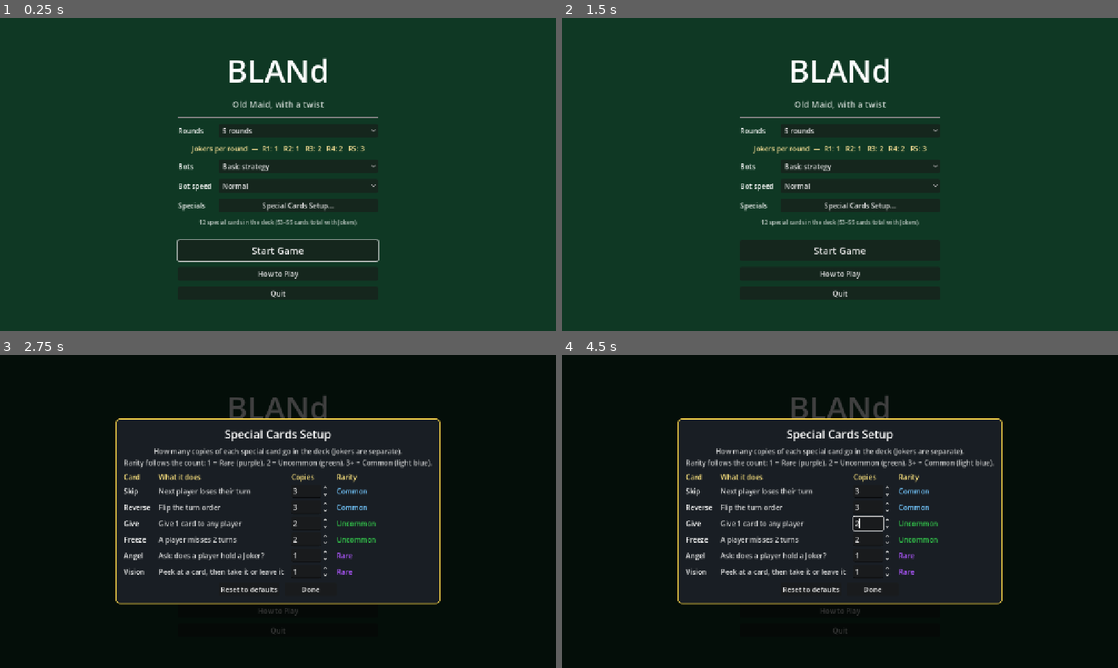
Above: before the commit, frames 1-4 (two rows, left to right).
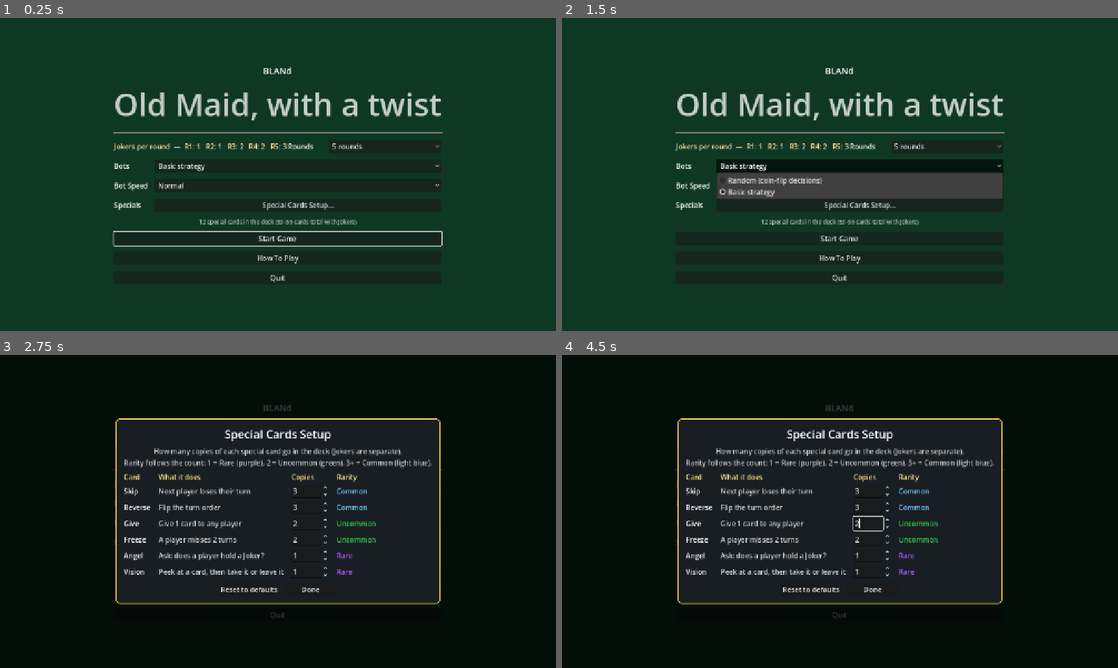
Above: after the commit, the same moments.

Repository: louibasmu/BLANd-
Game: Godot game, scene res://BaseGame/2. MainMenu/main_menu.tscn
Same seed, same stepped clock (60 frames per second), same inputs: the game is played once before the commit and once after it.
Inputs (mouse positions are in pixels of both pictures, inside the frame that each line leads up to):
- Up to frame 1 (0.25 s): no input
- Up to frame 2 (1.5 s): click "5 rounds" at 0.5 s; click "Basic strategy" at 1.25 s
- Up to frame 3 (2.75 s): click "Special Cards Setup..." at 2 s
- Up to frame 4 (4.5 s): click (840, 611) at 2.75 s, where only the run before the commit has a clickable "How to Play"; click (840, 596) at 3.5 s, where only the run after the commit has a clickable "How To Play"; click "Normal" at 4.25 s

The runs differ from the first frame. In frame 1, 5.9% of the frame differs, in the area x 20-80%, y 12-90%; in frame 2, 10%; in frame 3, 0.6%; in frame 4, 0.6%.

Commit message:
Code to nodes
I was able to not pseudo code but implement the scene nodes and comment out the code that was doing this manually. it takes a longer time but allows for better understanding of the code.

Diff:
--- a/game-dev-seminar/BaseGame/2. MainMenu/main_menu.gd
+++ b/game-dev-seminar/BaseGame/2. MainMenu/main_menu.gd
@@ -9,15 +9,18 @@
 const TABLE_SCENE := "res://BaseGame/5. CardTable/game_table.tscn"
 
 # Controls that later functions need to read or update, so they are kept as member variables.
-var _rounds_option: OptionButton
-var _style_option: OptionButton
-var _speed_option: OptionButton
-var _schedule_label: Label
+# Nodes built in the editor (looked up by their path in the scene tree).
+@onready var _rounds_option: OptionButton = %RoundsOption
+@onready var _style_option: OptionButton = %StyleOption
+@onready var _speed_option: OptionButton = %SpeedOption
+@onready var _schedule_label: Label = %ScheduleLabel
+@onready var _specials_summary: Label = %SpecialsSummary
+@onready var _specials_btn: Button = %SpecialsButton
+@onready var _start_btn: Button = %StartButton
+@onready var _rules_btn: Button = %RulesButton
+@onready var _quit_btn: Button = %QuitButton
 var _rules_panel: Control
 var _specials_panel: Control
-var _specials_summary: Label
-# One entry per special card type, pointing at its copies spin box and its rarity label so
-# they can be refreshed when the numbers change.
 var _special_rows: Dictionary = {}   # special -> {spin, rarity}
 
 
@@ -27,104 +30,107 @@
 func _ready() -> void:
 	# Make this Control fill the whole window.
 	set_anchors_preset(Control.PRESET_FULL_RECT)
-	var bg := ColorRect.new()
-	bg.color = Color(0.06, 0.22, 0.14)
-	bg.set_anchors_preset(Control.PRESET_FULL_RECT)
-	add_child(bg)
-
-	var center := CenterContainer.new()
-	center.set_anchors_preset(Control.PRESET_FULL_RECT)
-	add_child(center)
-
-	var box := VBoxContainer.new()
-	box.add_theme_constant_override("separation", 14)
-	box.custom_minimum_size = Vector2(460, 0)
-	center.add_child(box)
-
-	var title := Label.new()
-	title.text = "BLANd"
-	title.horizontal_alignment = HORIZONTAL_ALIGNMENT_CENTER
-	title.add_theme_font_size_override("font_size", 72)
-	box.add_child(title)
-
-	var sub := Label.new()
-	sub.text = "Old Maid, with a twist"
-	sub.horizontal_alignment = HORIZONTAL_ALIGNMENT_CENTER
-	sub.add_theme_font_size_override("font_size", 20)
-	sub.modulate = Color(1, 1, 1, 0.75)
-	box.add_child(sub)
-
-	box.add_child(HSeparator.new())
+	##The commented lines below have been implemented physically
+	#var bg := ColorRect.new()
+	#bg.color = Color(0.06, 0.22, 0.14)
+	#bg.set_anchors_preset(Control.PRESET_FULL_RECT)
+	#add_child(bg)
+
+	###The commented lines below have been implemented physically
+	#var center := CenterContainer.new()
+	#center.set_anchors_preset(Control.PRESET_FULL_RECT)
+	#add_child(center)
+
+	##The commented lines below have been implemented physically
+	#var box := VBoxContainer.new()
+	#box.add_theme_constant_override("separation", 14)
+	#box.custom_minimum_size = Vector2(460, 0)
+	#center.add_child(box)
+
+	#var title := Label.new()
+	#title.text = "BLANd"
+	#title.horizontal_alignment = HORIZONTAL_ALIGNMENT_CENTER
+	#title.add_theme_font_size_override("font_size", 72)
+	#box.add_child(title)
+
+	#var sub := Label.new()
+	#sub.text = "Old Maid, with a twist"
+	#sub.horizontal_alignment = HORIZONTAL_ALIGNMENT_CENTER
+	#sub.add_theme_font_size_override("font_size", 20)
+	#sub.modulate = Color(1, 1, 1, 0.75)#unsure about the .75 value
+	#box.add_child(sub)
+
+	#box.add_child(HSeparator.new())
 
 	# Dropdown of round counts. The item id is the number of rounds, and the dropdown starts on the
 	# value saved from last time (num_rounds - MIN_ROUNDS is that value's position in the list).
-	_rounds_option = OptionButton.new()
+	#_rounds_option = OptionButton.new()
 	for r in range(GameSettings.MIN_ROUNDS, GameSettings.MAX_ROUNDS + 1):
 		_rounds_option.add_item("%d rounds" % r, r)
 	_rounds_option.select(GameSettings.num_rounds - GameSettings.MIN_ROUNDS)
 	_rounds_option.item_selected.connect(_on_rounds_changed)
-	box.add_child(_labeled("Rounds", _rounds_option))
+	#box.add_child(_labeled("Rounds", _rounds_option))#replaced by RoundsOption button
 
 	# Shows how many Jokers appear in each round for the chosen round count.
-	_schedule_label = Label.new()
-	_schedule_label.horizontal_alignment = HORIZONTAL_ALIGNMENT_CENTER
-	_schedule_label.modulate = Color(1, 0.9, 0.6)
-	box.add_child(_schedule_label)
+	#_schedule_label = Label.new()
+	#_schedule_label.horizontal_alignment = HORIZONTAL_ALIGNMENT_CENTER
+	#_schedule_label.modulate = Color(1, 0.9, 0.6)
+	#box.add_child(_schedule_label)
 
 	# The id of each item matches GameSettings.BotStyle, so the chosen id can be saved straight back.
-	_style_option = OptionButton.new()
-	_style_option.add_item("Random (coin-flip decisions)", GameSettings.BotStyle.RANDOM)
-	_style_option.add_item("Basic strategy", GameSettings.BotStyle.BASIC)
+	#_style_option = OptionButton.new()
+	#_style_option.add_item("Random (coin-flip decisions)", GameSettings.BotStyle.RANDOM)
+	#_style_option.add_item("Basic strategy", GameSettings.BotStyle.BASIC)
 	_style_option.select(GameSettings.bot_style)
-	box.add_child(_labeled("Bots", _style_option))
+	#box.add_child(_labeled("Bots", _style_option))
 
 	# Bot speed dropdown: one item per entry of BOT_SPEEDS, preselecting whichever matches the
 	# currently saved delay (compared with is_equal_approx because they are floats).
-	_speed_option = OptionButton.new()
+	#_speed_option = OptionButton.new()
 	var names := GameSettings.BOT_SPEEDS.keys()
 	for i in names.size():
 		_speed_option.add_item(names[i], i)
 		if is_equal_approx(GameSettings.BOT_SPEEDS[names[i]], GameSettings.bot_delay):
 			_speed_option.select(i)
-	box.add_child(_labeled("Bot speed", _speed_option))
+	#box.add_child(_labeled("Bot speed", _speed_option))
 
 	# "Special Cards Setup..." button that opens the setup pop-up, plus a one-line summary of the deck size below it.
-	var specials_row := HBoxContainer.new()
-	var sl := Label.new()
-	sl.text = "Specials"
-	sl.custom_minimum_size = Vector2(90, 0)
-	specials_row.add_child(sl)
-	var specials_btn := Button.new()
-	specials_btn.text = "Special Cards Setup..."
-	specials_btn.size_flags_horizontal = Control.SIZE_EXPAND_FILL
-	specials_btn.pressed.connect(func() -> void: _specials_panel.visible = true)
-	specials_row.add_child(specials_btn)
-	box.add_child(specials_row)
-	_specials_summary = Label.new()
-	_specials_summary.horizontal_alignment = HORIZONTAL_ALIGNMENT_CENTER
-	_specials_summary.modulate = Color(1, 1, 1, 0.7)
-	_specials_summary.add_theme_font_size_override("font_size", 13)
-	box.add_child(_specials_summary)
-
-	box.add_child(HSeparator.new())
+	#var specials_row := HBoxContainer.new()
+	#var sl := Label.new()
+	#sl.text = "Specials"
+	#sl.custom_minimum_size = Vector2(90, 0)
+	#specials_row.add_child(sl)
+	#var specials_btn := Button.new()
+	#specials_btn.text = "Special Cards Setup..."
+	#specials_btn.size_flags_horizontal = Control.SIZE_EXPAND_FILL
+	_specials_btn.pressed.connect(func() -> void: _specials_panel.visible = true)
+	#specials_row.add_child(specials_btn)
+	#box.add_child(specials_row)
+	#_specials_summary = Label.new()
+	#_specials_summary.horizontal_alignment = HORIZONTAL_ALIGNMENT_CENTER
+	#_specials_summary.modulate = Color(1, 1, 1, 0.7)
+	#_specials_summary.add_theme_font_size_override("font_size", 13)
+	#box.add_child(_specials_summary)
+
+	#box.add_child(HSeparator.new())
 
 	# Main buttons. The lambdas (func() -> void: ...) are tiny inline functions used as button callbacks.
-	var start := Button.new()
-	start.text = "Start Game"
-	start.custom_minimum_size = Vector2(0, 48)
-	start.add_theme_font_size_override("font_size", 22)
-	start.pressed.connect(_on_start)
-	box.add_child(start)
-
-	var rules := Button.new()
-	rules.text = "How to Play"
-	rules.pressed.connect(func() -> void: _rules_panel.visible = true)
-	box.add_child(rules)
-
-	var quit := Button.new()
-	quit.text = "Quit"
-	quit.pressed.connect(func() -> void: get_tree().quit())
-	box.add_child(quit)
+	#var start := Button.new()
+	#start.text = "Start Game"
+	#start.custom_minimum_size = Vector2(0, 48)
+	#start.add_theme_font_size_override("font_size", 22)
+	_start_btn.pressed.connect(_on_start)
+	#box.add_child(start)
+
+	#var rules := Button.new()
+	#rules.text = "How to Play"
+	_rules_btn.pressed.connect(func() -> void: _rules_panel.visible = true)
+	#box.add_child(rules)
+
+	#var quit := Button.new()
+	#quit.text = "Quit"
+	_quit_btn.pressed.connect(func() -> void: get_tree().quit())
+	#box.add_child(quit)
 
 	# Build the pop-up panels now but keep them hidden until a button shows them.
 	_rules_panel = _build_rules_panel()
@@ -138,20 +144,7 @@
 
 	# Fill in the Jokers-per-round text for the starting selection, and focus Start Game so Enter works immediately.
 	_on_rounds_changed(_rounds_option.selected)
-	start.grab_focus()
-
-
-# Helper that makes a row with a fixed-width text label on the left and the given control stretching
-# to fill the rest, so all the menu options line up neatly.
-func _labeled(text: String, control: Control) -> HBoxContainer:
-	var row := HBoxContainer.new()
-	var l := Label.new()
-	l.text = text
-	l.custom_minimum_size = Vector2(90, 0)
-	row.add_child(l)
-	control.size_flags_horizontal = Control.SIZE_EXPAND_FILL
-	row.add_child(control)
-	return row
+	_start_btn.grab_focus()
 
 
 # Runs when the rounds dropdown changes: refresh the "Jokers per round" text.
--- a/game-dev-seminar/BaseGame/2. MainMenu/main_menu.tscn
+++ b/game-dev-seminar/BaseGame/2. MainMenu/main_menu.tscn
@@ -10,3 +10,131 @@
 grow_horizontal = 2
 grow_vertical = 2
 script = ExtResource("1_jiobw")
+
+[node name="bg" type="ColorRect" parent="." unique_id=932837455]
+layout_mode = 1
+anchors_preset = 15
+anchor_right = 1.0
+anchor_bottom = 1.0
+grow_horizontal = 2
+grow_vertical = 2
+color = Color(0.05882353, 0.21960784, 0.14117648, 1)
+
+[node name="Center" type="CenterContainer" parent="." unique_id=537732586]
+layout_mode = 1
+anchors_preset = 15
+anchor_right = 1.0
+anchor_bottom = 1.0
+grow_horizontal = 2
+grow_vertical = 2
+
+[node name="box" type="VBoxContainer" parent="Center" unique_id=328039131]
+custom_minimum_size = Vector2(460, 0)
+layout_mode = 2
+theme_override_constants/separation = 14
+
+[node name="title" type="Label" parent="Center/box" unique_id=696690529]
+layout_mode = 2
+theme_override_font_sizes/font_size = 20
+text = "BLANd"
+horizontal_alignment = 1
+
+[node name="sub" type="Label" parent="Center/box" unique_id=483748069]
+modulate = Color(1, 1, 1, 0.7490196)
+layout_mode = 2
+theme_override_font_sizes/font_size = 72
+text = "Old Maid, with a twist"
+horizontal_alignment = 1
+
+[node name="HSeparator" type="HSeparator" parent="Center/box" unique_id=1021888189]
+layout_mode = 2
+
+[node name="RoundsRow" type="HBoxContainer" parent="Center/box" unique_id=2038137664]
+layout_mode = 2
+
+[node name="ScheduleLabel" type="Label" parent="Center/box/RoundsRow" unique_id=1816437823]
+unique_name_in_owner = true
+modulate = Color(1, 0.9019608, 0.6, 1)
+layout_mode = 2
+text = "Jokers per round"
+horizontal_alignment = 1
+
+[node name="Label" type="Label" parent="Center/box/RoundsRow" unique_id=1458260079]
+custom_minimum_size = Vector2(90, 0)
+layout_mode = 2
+text = "Rounds"
+
+[node name="RoundsOption" type="OptionButton" parent="Center/box/RoundsRow" unique_id=1015492661]
+unique_name_in_owner = true
+layout_mode = 2
+size_flags_horizontal = 3
+
+[node name="BotsRow" type="HBoxContainer" parent="Center/box" unique_id=487309281]
+layout_mode = 2
+
+[node name="Label" type="Label" parent="Center/box/BotsRow" unique_id=1214064848]
+custom_minimum_size = Vector2(90, 0)
+layout_mode = 2
+text = "Bots"
+
+[node name="StyleOption" type="OptionButton" parent="Center/box/BotsRow" unique_id=530313808]
+unique_name_in_owner = true
+layout_mode = 2
+size_flags_horizontal = 3
+item_count = 2
+popup/item_0/text = "Random (coin-flip decisions)"
+popup/item_0/id = 0
+popup/item_1/text = "Basic strategy"
+popup/item_1/id = 1
+
+[node name="SpeedRow" type="HBoxContainer" parent="Center/box" unique_id=1148694762]
+layout_mode = 2
+
+[node name="Label" type="Label" parent="Center/box/SpeedRow" unique_id=467556617]
+custom_minimum_size = Vector2(90, 0)
+layout_mode = 2
+text = "Bot Speed"
+
+[node name="SpeedOption" type="OptionButton" parent="Center/box/SpeedRow" unique_id=838294324]
+unique_name_in_owner = true
+layout_mode = 2
+size_flags_horizontal = 3
+
+[node name="SpecialsRow" type="HBoxContainer" parent="Center/box" unique_id=1858878164]
+layout_mode = 2
+
+[node name="Label" type="Label" parent="Center/box/SpecialsRow" unique_id=1840523362]
+custom_minimum_size = Vector2(90, 0)
+layout_mode = 2
+text = "Specials"
+
+[node name="SpecialsButton" type="Button" parent="Center/box/SpecialsRow" unique_id=63866979]
+unique_name_in_owner = true
+layout_mode = 2
+size_flags_horizontal = 3
+text = "Special Cards Setup..."
+
+[node name="SpecialsSummary" type="Label" parent="Center/box" unique_id=501649294]
+unique_name_in_owner = true
+modulate = Color(1, 1, 1, 0.70000005)
+layout_mode = 2
+theme_override_font_sizes/font_size = 13
+horizontal_alignment = 1
+
+[node name="StartButton" type="Button" parent="Center/box" unique_id=1917546215]
+unique_name_in_owner = true
+layout_mode = 2
+text = "Start Game
+"
+
+[node name="RulesButton" type="Button" parent="Center/box" unique_id=1721886319]
+unique_name_in_owner = true
+layout_mode = 2
+text = "How To Play
+"
+
+[node name="QuitButton" type="Button" parent="Center/box" unique_id=1088980942]
+unique_name_in_owner = true
+layout_mode = 2
+text = "Quit
+"
--- a/game-dev-seminar/BaseGame/5. CardTable/game_table.tscn
+++ b/game-dev-seminar/BaseGame/5. CardTable/game_table.tscn
@@ -1,7 +1,6 @@
 [gd_scene format=3 uid="uid://bqed73chtgvbp"]
 
 [ext_resource type="Script" uid="uid://glnp5crqn7w6" path="res://BaseGame/5. CardTable/game_table.gd" id="1_xanw4"]
-
 
 [node name="GameTable" type="Control" unique_id=1531637342]
 layout_mode = 3
Not shown: 1 places in game-dev-seminar/BaseGame/2. MainMenu/main_menu.tscn that only renumber resources
Not shown, changed: game-dev-seminar/sound_assets/deal2.wav.import
